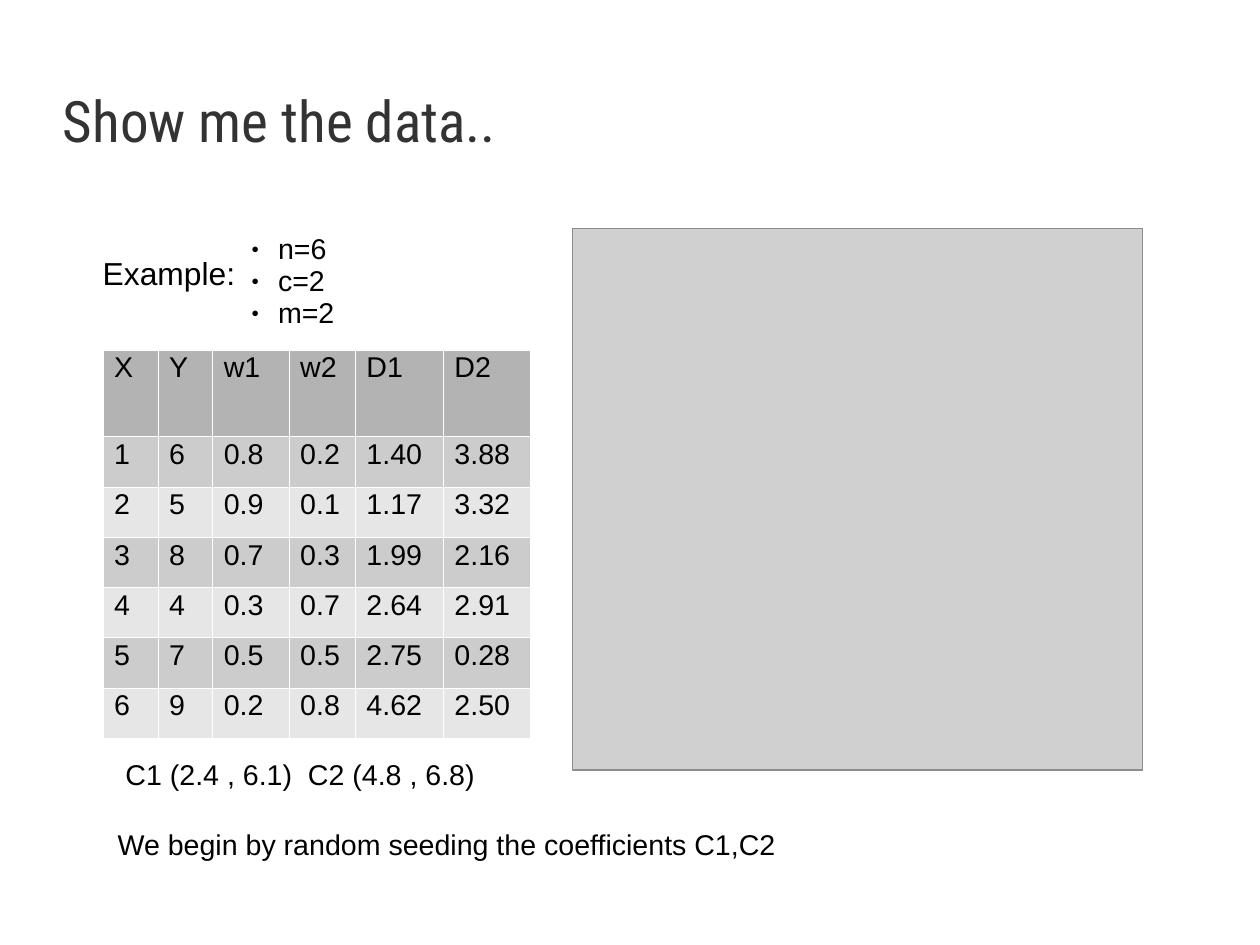
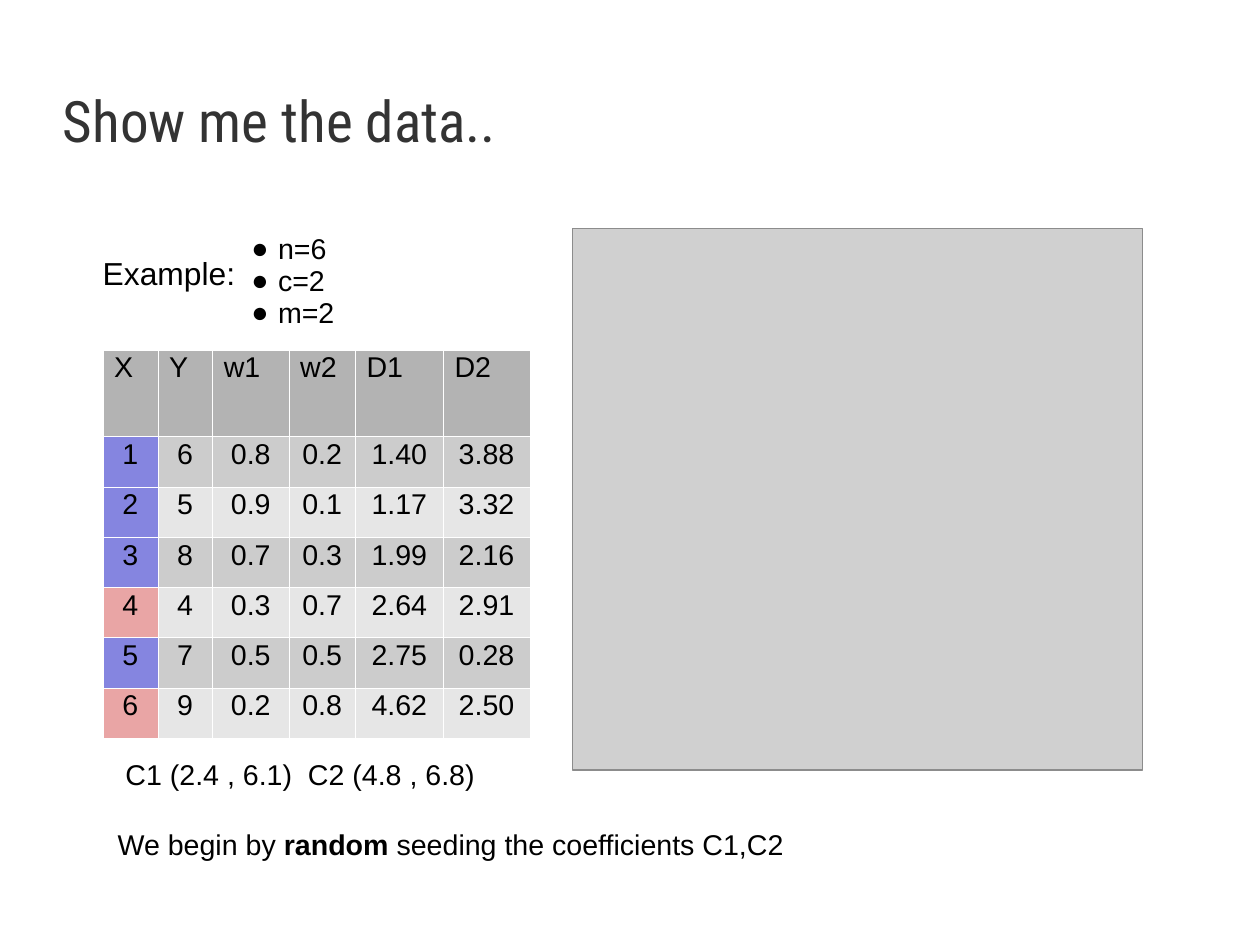
Before and after one commit to AndyTheFactory/DM, a slide deck: slide 7 of Prezentare/FCM.ppt. Drawn at 1260x945 pixels with LibreOffice and Linux fonts; fonts in the diff are those of the drawing; grey boxes stand for pictures; background and template pictures are left out. Boxes give left, top, right and bottom in pixels: in the first picture for what was removed or moved away, otherwise in the second. Text is boxed around its words. In the diff, an @@ line names an element or a change of style, - is before the commit and + after.

```diff
--- a/Prezentare/FCM.ppt
+++ b/Prezentare/FCM.ppt
@@ table at <box>103,350,531,737</box> @@
@@ fill #CCCCCC to #8585E0 in 3 cells @@
@@ fill #E6E6E6 to #8585E0 in row 3, column 1 @@
@@ fill #E6E6E6 to #E9A5A5 in 2 cells @@
@@ alignment left to centre @@
@@ text "We begin by random seeding ..." at <box>118,834,783,861</box>: bold on in "random" @@
```
Also in this commit, not shown: 2 other slides changed, 6 slides added, 5 other files.
